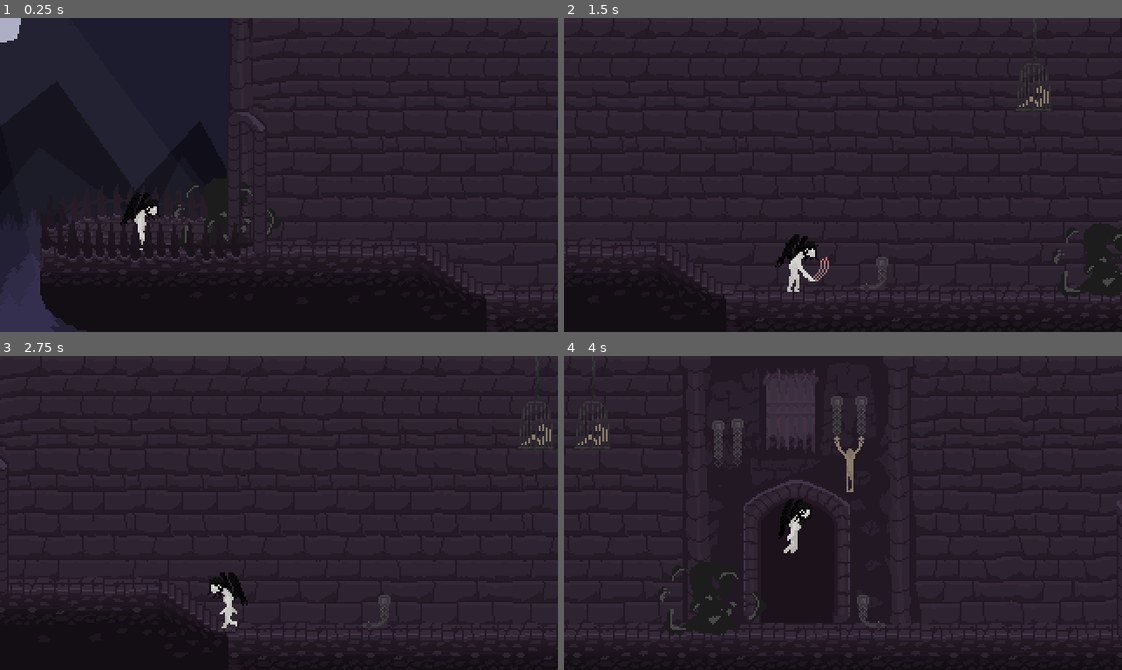
Above: before the commit, frames 1-4 (two rows, left to right).
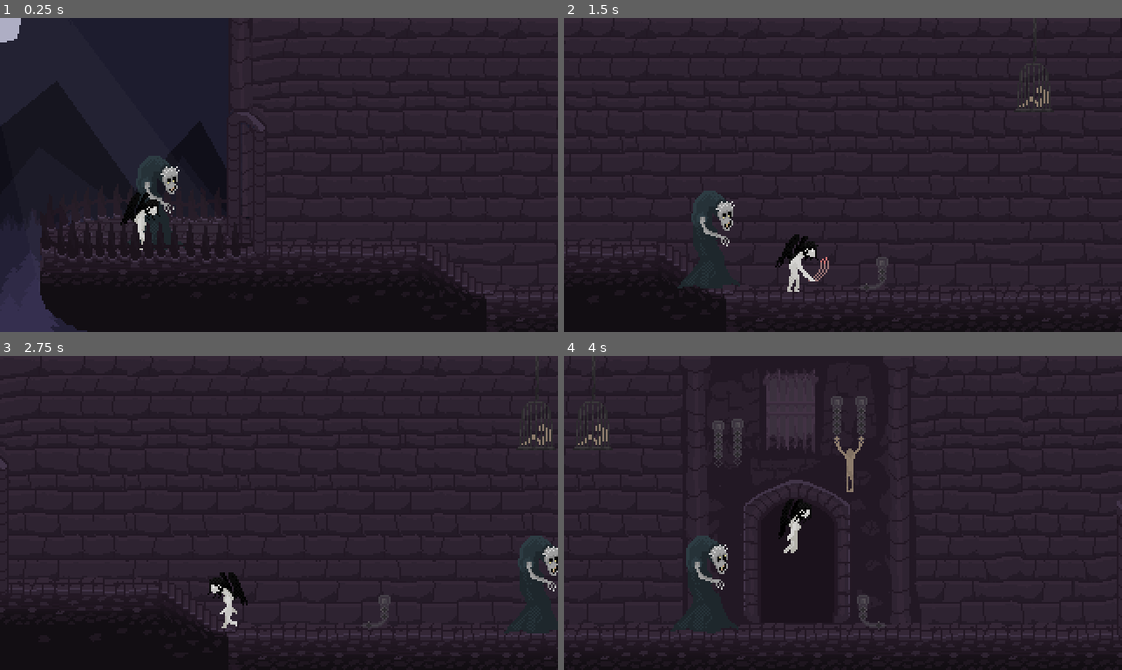
Above: after the commit, the same moments.

Repository: dylanschubart/godot-4-vampire-game
Game: Godot game, scene res://world.tscn
Two runs of this game, one before a commit and one after it. Both use one fixed random seed, a clock stepped at 60 frames per second and the inputs below.
Inputs:
- Up to frame 1 (0.25 s): no input
- Up to frame 2 (1.5 s): hold W (Aim_Up) 0.53-1.28 s; hold D (WalkRight) from 0.53 s (still down); tap Space (Jump) at 0.77 s; tap P (Attack) at 1.35 s
- Up to frame 3 (2.75 s): tap Space (Jump) at 1.52 s; release D (WalkRight) at 2.03 s; hold A (WalkLeft) from 2.03 s (still down); tap E (Interact) at 2.1 s
- Up to frame 4 (4 s): release A (WalkLeft) at 2.78 s; hold D (WalkRight) from 2.78 s (still down); tap W (Aim_Up) at 2.85 s; tap Space (Jump) at 3.02, 3.77 s; tap P (Attack) at 3.6 s

The runs differ from the first frame. In frame 1, 1.0% of the frame differs, in the area x 23-51%, y 43-75%; in frame 2, 1.0%, in the area x 20-100%, y 55-89%; in frame 3, 0.4%; in frame 4, 0.9%.

Commit message:
implemented daddy idle/walking

Diff:
--- a/SceneManager.tscn
+++ b/SceneManager.tscn
@@ -250,11 +250,12 @@
 }
 
 [node name="CloseupPerson" type="Sprite2D" parent="."]
-visible = false
 position = Vector2(160, 90)
 texture = ExtResource("2_hkiob")
 
 [node name="SpiralTransition" type="Sprite2D" parent="."]
+visible = false
+modulate = Color(1, 1, 1, 0)
 position = Vector2(160, 90)
 texture = ExtResource("3_yld5x")
 hframes = 2
--- a/Scenes/NPC & Enemies/Daddy.gd
+++ b/Scenes/NPC & Enemies/Daddy.gd
@@ -1,6 +1,7 @@
 extends Node2D
 
 @onready var path_follow = get_parent()
+@onready var _animation_player = $Daddy/AnimationPlayer
 
 @export var _speed = 25
 
@@ -12,10 +13,13 @@
 
 func _physics_process(delta):
 	if !reached_end:
+		_animation_player.play("Walking")
 		if path_follow.get_progress_ratio() == 1:
 			reached_path_end.emit()
 			reached_end = true
 			return
+	else:
+		_animation_player.play("Idle")
 
 	path_follow.set_progress(path_follow.get_progress() + _speed * delta)
 
--- a/Scenes/NPC & Enemies/Daddy.tscn
+++ b/Scenes/NPC & Enemies/Daddy.tscn
@@ -196,8 +196,8 @@
 
 [node name="Daddy" type="Sprite2D" parent="."]
 position = Vector2(5, -30)
-texture = ExtResource("1_lwpne")
-hframes = 14
+texture = ExtResource("2_3m56l")
+hframes = 6
 frame = 5
 
 [node name="AnimationPlayer" type="AnimationPlayer" parent="Daddy"]
--- a/world.tscn
+++ b/world.tscn
@@ -8,6 +8,7 @@
 [ext_resource type="PackedScene" uid="uid://bo7rlfhfey3gv" path="res://Scenes/NPC & Enemies/Daddy.tscn" id="6_cke6f"]
 [ext_resource type="Script" path="res://Scenes/NPC & Enemies/Daddy.gd" id="7_wj5h4"]
 [ext_resource type="Texture2D" uid="uid://cw3x3xn1gqvsn" path="res://Assets/Environment/dungeon/Pillar.png" id="8_kse4c"]
+[ext_resource type="Texture2D" uid="uid://dpyvvk15jkgrf" path="res://Assets/NPC/Daddy-Bat.png" id="8_mi8c8"]
 [ext_resource type="Texture2D" uid="uid://d0j8m2o5yclkw" path="res://Assets/Environment/dungeon/Door_side_backgroundarch.png" id="9_jffop"]
 
 [sub_resource type="RectangleShape2D" id="RectangleShape2D_ys3on"]
@@ -108,7 +109,11 @@
 [node name="Daddy" parent="Daddy\'s path/Daddy\'s follow path" instance=ExtResource("6_cke6f")]
 position = Vector2(-1, 31)
 script = ExtResource("7_wj5h4")
-_speed = 300
+_speed = 150
+
+[node name="Daddy" parent="Daddy\'s path/Daddy\'s follow path/Daddy" index="0"]
+texture = ExtResource("8_mi8c8")
+hframes = 6
 
 [node name="WallLeft2" type="StaticBody2D" parent="."]
 
@@ -130,3 +135,4 @@
 [connection signal="reached_path_end" from="Daddy's path/Daddy's follow path/Daddy" to="Door/InteractableZone" method="_on_daddy_reached_path_end"]
 
 [editable path="Door"]
+[editable path="Daddy's path/Daddy's follow path/Daddy"]
Not shown: 1 places in world.tscn that only renumber resources
